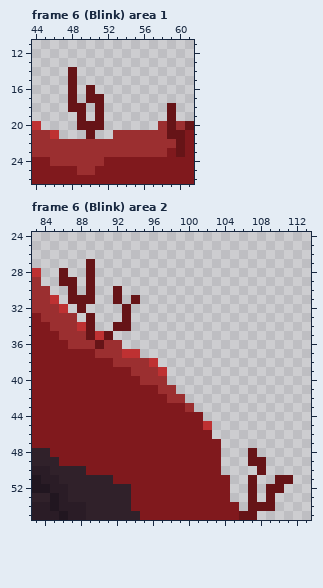
Pixel-art file -- assets/entities/grove_guardian/grove_guardian_2.0.aseprite. Above, as it was before the edit.
128x128 pixels, 9 frames. Colours within 5 levels of each other are drawn and written as one. Shown: frame 6 (Blink) area 1: x 44..61, y 11..26; frame 6 (Blink) area 2: x 83..113, y 24..55. The commit also changed other frames or places, which this record leaves out.
And afterwards:
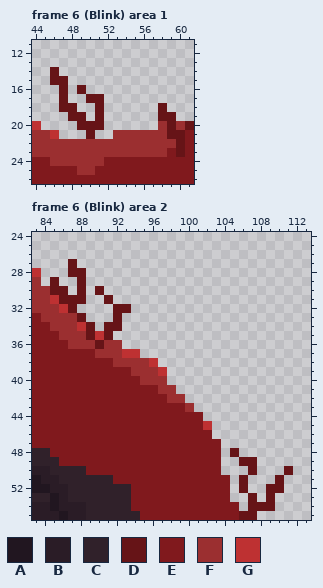
Palette (. is transparent): A #211620  B #2a1c26  C #30212a  D #661417  E #80191d  F #9b2f30  G #be3132
Author's note on the commit: updated idle animation
The exact change:
Frame 6 (Blink) area 1, layer "Grass":
There is now colour D in row 14 at x 46; in row 15 at x 46 to 47; in row 16 at x 47 and 49; in row 17 at x 47; in row 18 at x 47 and 58; in row 19 at x 48 and 58.
The author cleared colour D in rows 14 to 15 at x 48; in row 16 at x 48 and 50; in row 17 at x 48; in row 18 at x 49 and 59.
Frame 6 (Blink) area 2, layer "Grass":
There is now colour D in row 27 at x 87; in row 28 at x 87 to 88; in row 29 at x 85 and 88; in row 30 at x 85 to 86, 88 and 90; in row 31 at x 86 and 91; in row 32 at x 87 and 92.
There is now colour D in row 33 at x 88 and 92; in row 34 at x 91; in row 48 at x 105; in row 49 at x 106; in row 50 at x 107 and 111; in rows 51 to 52 at x 106.
The author cleared colour D in row 27 at x 89; in row 28 at x 86 and 89; in row 29 at x 86 to 87 and 89; in row 30 at x 87, 89 and 92; in row 31 at x 89, 92 and 94; in row 32 at x 88.
The author cleared colour D in row 33 at x 89 and 93; in row 34 at x 93; in row 48 at x 107; in rows 49 to 50 at x 108; in row 51 at x 107 and 111; in row 52 at x 107.
Boxes around the changes in both pictures, in picture pixels (x1, y1, x2, y2):
changed: (50, 67, 95, 121)
changed: (158, 103, 176, 121)
changed: (50, 259, 140, 331)
changed: (230, 448, 293, 493)
